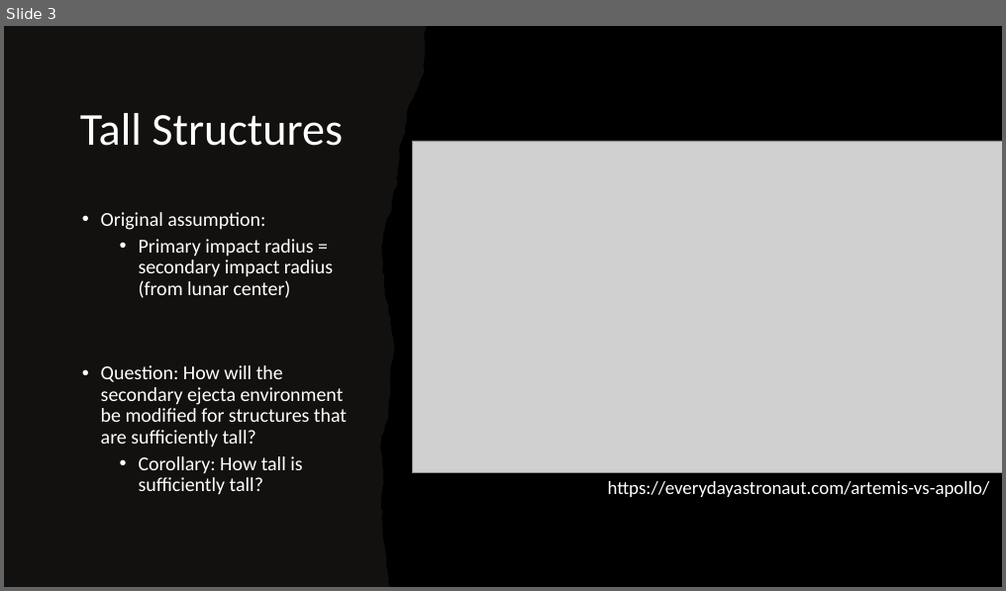
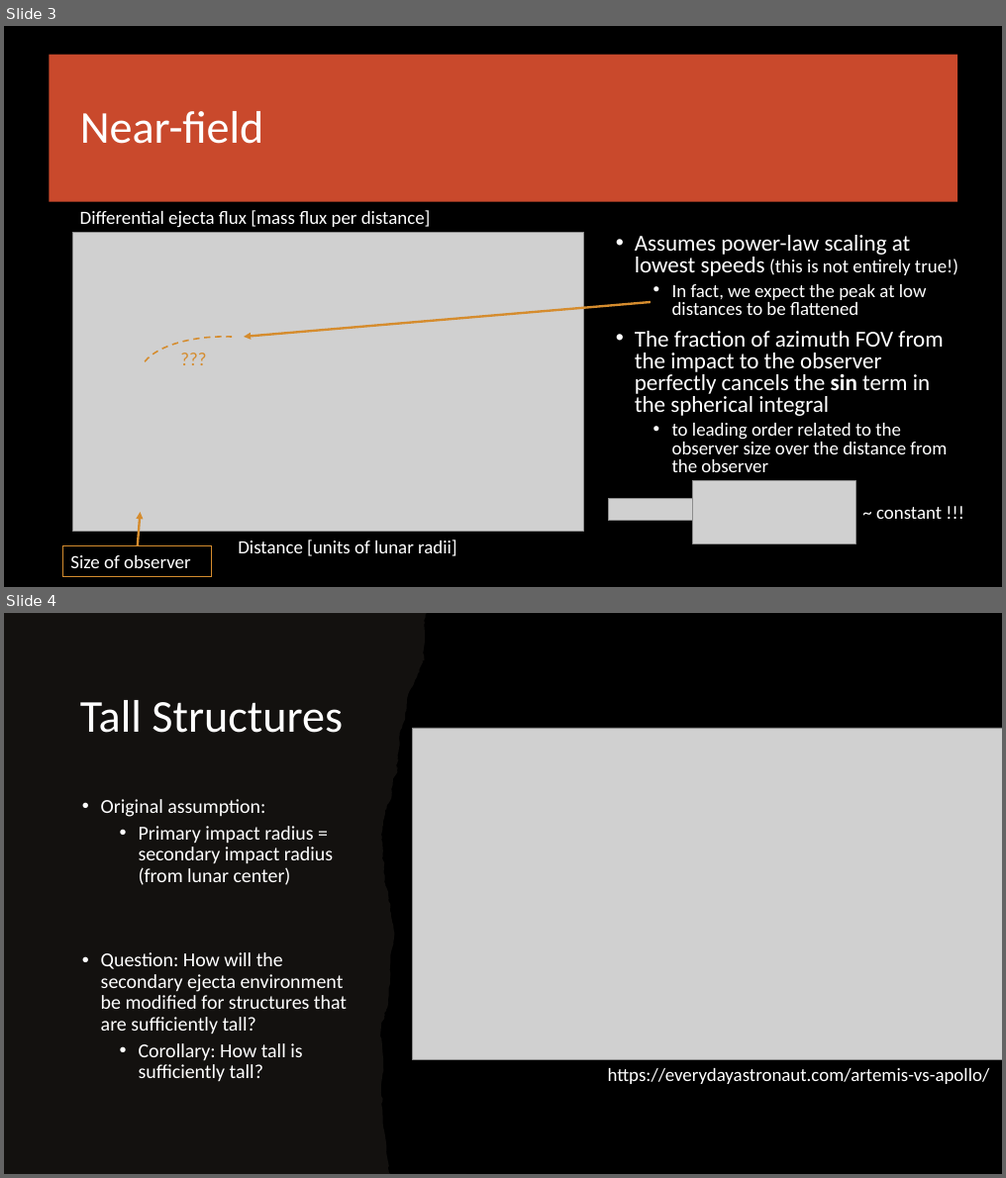
Before and after one commit to pmbremner/LunarEjecta, a slide deck: LaTeX_Report/Meeting_over_MeMoSeE.pptx. Shown one above the other, each under a label of ours: slide 3 before the commit, slides 3 and 4 after it. The pictures are 1006x591 and 1006x1178 pixels, drawn with LibreOffice and Linux fonts; fonts in the diff are those of the drawing; grey boxes stand for pictures. Boxes give left, top, right and bottom in pixels: in the first picture for what was removed or moved away, otherwise in the second. Text is boxed around its words. In the diff, an @@ line names an element or a change of style, - is before the commit and + after.

```diff
--- a/LaTeX_Report/Meeting_over_MeMoSeE.pptx
+++ b/LaTeX_Report/Meeting_over_MeMoSeE.pptx
@@ slide 3 added at (x1=4, y1=26, x2=1002, y2=587), background #000000 @@
@@ rectangle added at (x1=49, y1=55, x2=957, y2=202), fill #C9492C @@
@@ title added at (x1=80, y1=111, x2=264, y2=144), 44 pt, text #FFFFFF @@
+Near-field
@@ picture added at (x1=73, y1=232, x2=583, y2=531) @@
@@ text added at (x1=80, y1=210, x2=431, y2=228), 18 pt, text #FFFFFF @@
+Differential ejecta flux [mass flux per distance]
@@ text added at (x1=635, y1=235, x2=958, y2=472), 18 pt, text #FFFFFF @@
+• Assumes power-law scaling at lowest speeds (this is not entirely true!)
+  • In fact, we expect the peak at low distances to be flattened
+• The fraction of azimuth FOV from the impact to the observer perfectly cancels the sin term in the spherical integral
+  • to leading order related to the observer size over the distance from the observer
@@ arrow added from (650, 302) to (244, 337), #D58C2E 2.25 pt @@
@@ arc (boxed as its full ellipse) added at (x1=141, y1=337, x2=310, y2=411), outline #D58C2E 1.5 pt dashed @@
@@ text added at (x1=173, y1=344, x2=225, y2=374), 18 pt, text #D58C2E @@
+???
@@ picture added at (x1=608, y1=499, x2=692, y2=521) @@
@@ picture added at (x1=693, y1=480, x2=856, y2=544) @@
@@ arrow added from (138, 547) to (141, 513), #D58C2E 2.25 pt @@
@@ text added at (x1=876, y1=507, x2=942, y2=519), 18 pt, text #FFFFFF @@
+~ constant !!!
@@ rectangle added at (x1=63, y1=547, x2=211, y2=576), outline #D58C2E 0.75 pt, 18 pt, text #FFFFFF @@
+Size of observer
@@ text added at (x1=238, y1=540, x2=457, y2=557), 18 pt, text #FFFFFF @@
+Distance [units of lunar radii]
@@ what was slide 3 is now slide 4 @@
```
Also in this commit, not shown: 1 slide removed.
